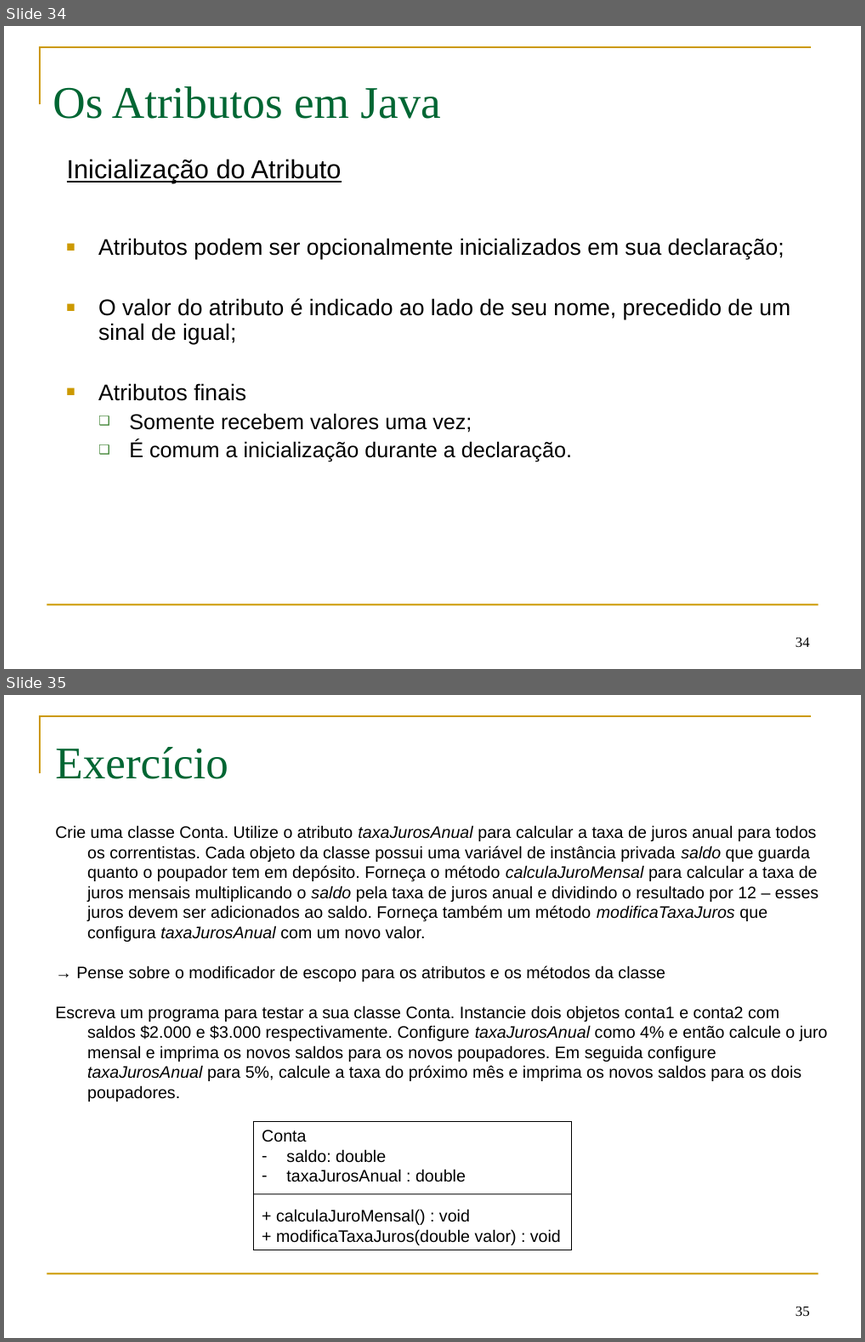
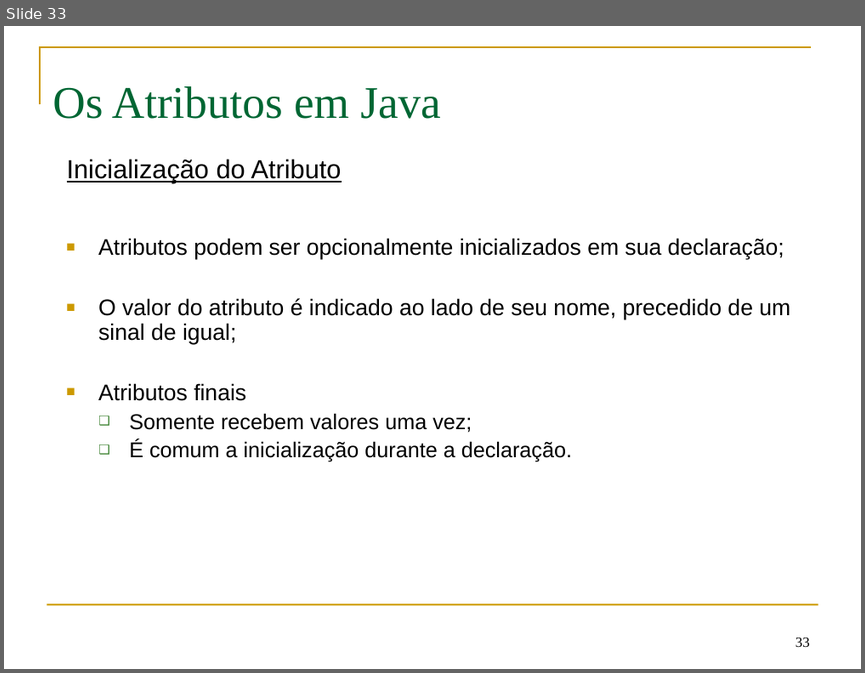
Before and after one commit to luizsodrerj/treinamento, a slide deck: Trilha Standard/editados/ppt/Aula5.ppt. Shown one above the other, each under a label of ours: slides 34 and 35 before the commit, slide 33 after it. The pictures are 865x1342 and 865x673 pixels, drawn with LibreOffice and Linux fonts; fonts in the diff are those of the drawing. Boxes give left, top, right and bottom in pixels: in the first picture for what was removed or moved away, otherwise in the second. Text is boxed around its words. In the diff, an @@ line names an element or a change of style, - is before the commit and + after.

```diff
--- a/Trilha Standard/editados/ppt/Aula5.ppt
+++ b/Trilha Standard/editados/ppt/Aula5.ppt
@@ slide 35 removed at (x1=4, y1=695, x2=861, y2=1338), background #FFFFFF; not listed: 2 template elements that a slide beside it also shows @@
@@ text removed at (x1=55, y1=747, x2=228, y2=779) @@
-Exercício
@@ text removed at (x1=55, y1=825, x2=828, y2=1101) @@
-Crie uma classe Conta. Utilize o atributo taxaJurosAnual para calcular a taxa de juros anual para todos os correntistas. Cada objeto da classe possui uma variável de instância privada saldo que guarda quanto o poupador tem em depósito. Forneça o método calculaJuroMensal para calcular a taxa de juros mensais multiplicando o saldo pela taxa de juros anual e dividindo o resultado por 12 – esses juros devem ser adicionados ao saldo. Forneça também um método modificaTaxaJuros que configura taxaJurosAnual com um novo valor.
-→ Pense sobre o modificador de escopo para os atributos e os métodos da classe
-Escreva um programa para testar a sua classe Conta. Instancie dois objetos conta1 e conta2 com saldos $2.000 e $3.000 respectivamente. Configure taxaJurosAnual como 4% e então calcule o juro mensal e imprima os novos saldos para os novos poupadores. Em seguida configure taxaJurosAnual para 5%, calcule a taxa do próximo mês e imprima os novos saldos para os dois poupadores.
@@ rectangle removed at (x1=253, y1=1121, x2=571, y2=1249) @@
-Conta
-– saldo: double
-– taxaJurosAnual : double
-+ calculaJuroMensal() : void
-+ modificaTaxaJuros(double valor) : void
@@ line removed from (253, 1194) to (571, 1194) @@
@@ page number removed at (x1=795, y1=1306, x2=810, y2=1315) @@
-35
@@ what was slide 34 is now slide 33 @@
@@ page number at (x1=795, y1=637, x2=810, y2=646): text changed @@
-34
+33
```
Also in this commit, not shown: 2 other slides removed, 21 other files.
